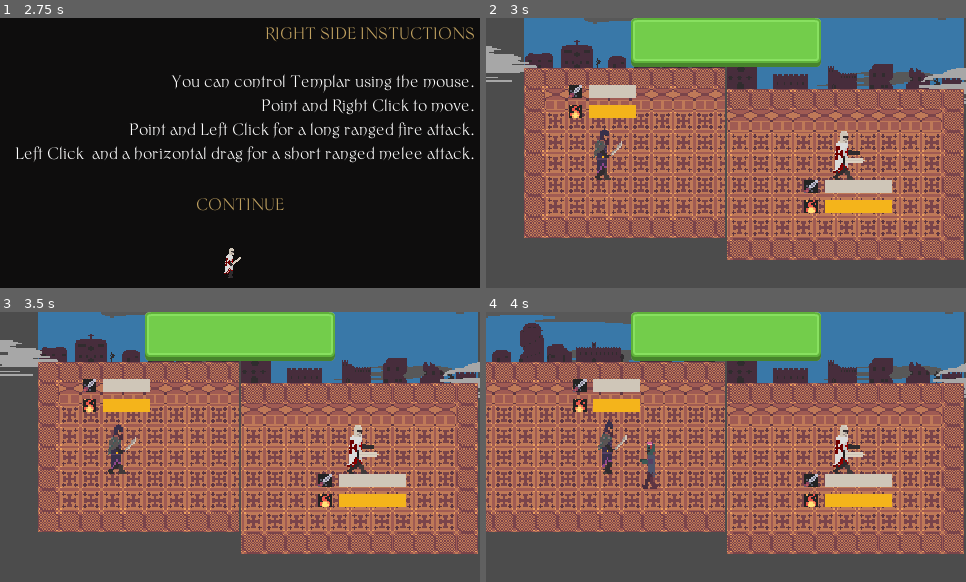
Above: before the commit, frames 1-4 (two rows, left to right).
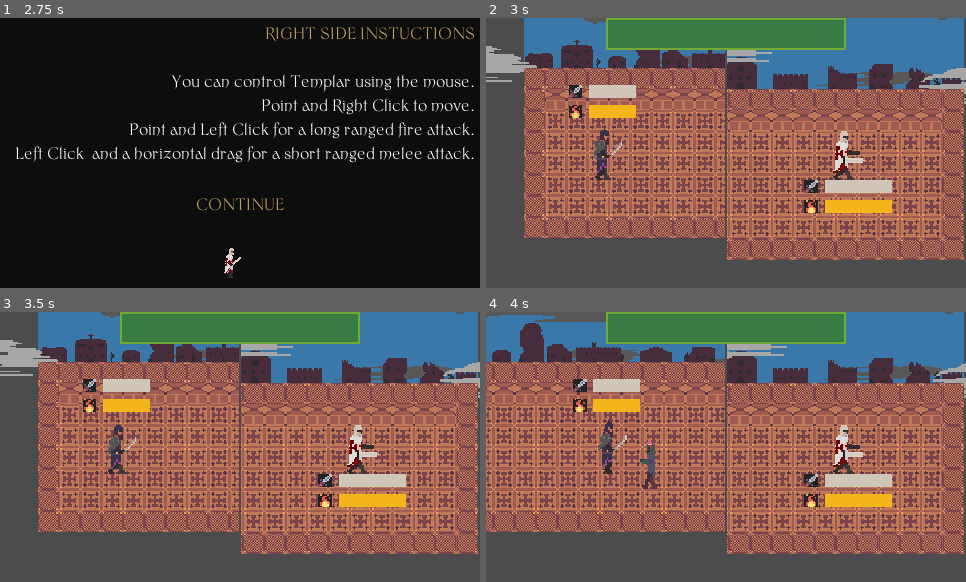
Above: after the commit, the same moments.

Repository: imav97/GMTK2021
Game: Godot game, scene res://Root.tscn
Two runs of this game, one before a commit and one after it. Both use one fixed random seed, a clock stepped at 60 frames per second and the inputs below.
Inputs (mouse positions are in pixels of both pictures, inside the frame that each line leads up to):
- Up to frame 1 (2.75 s): click "Start" at 0.5 s; click "CONTINUE" at 1.25 s; click "CONTINUE" at 2 s
- Up to frame 2 (3 s): click "CONTINUE" at 2.75 s
- Up to frame 3 (3.5 s): no input
- Up to frame 4 (4 s): move the mouse to (831, 433) at 3.52 s; press the mouse at (831, 433) at 3.53 s; hold D (right) from 3.53 s (still down)

Frame 1 is identical in both runs. In frame 2, 8.1% of the frame differs, in the area x 25-75%, y 0-19%; in frame 3, 8.1%; in frame 4, 8.1%.

Commit message:
FIXed HP progress bars

Diff:
--- a/gmtk2021/Main.tscn
+++ b/gmtk2021/Main.tscn
@@ -1,7 +1,7 @@
 [gd_scene load_steps=5 format=2]
 
-[ext_resource path="res://Resources/grey_button03.png" type="Texture" id=1]
-[ext_resource path="res://Resources/green_button02.png" type="Texture" id=2]
+[ext_resource path="res://Resources/progress_hp.png" type="Texture" id=1]
+[ext_resource path="res://Resources/progress_hp_foreground.png" type="Texture" id=2]
 [ext_resource path="res://Camera2D.gd" type="Script" id=3]
 [ext_resource path="res://Main.gd" type="Script" id=4]
 
@@ -67,9 +67,10 @@
 }
 
 [node name="TextureProgress" type="TextureProgress" parent="CanvasLayer/Control/CenterContainer"]
-margin_left = 145.0
-margin_right = 335.0
-margin_bottom = 49.0
+margin_left = 120.0
+margin_top = 8.0
+margin_right = 360.0
+margin_bottom = 40.0
 size_flags_horizontal = 3
 size_flags_vertical = 3
 texture_under = ExtResource( 1 )
--- a/gmtk2021/Root.tscn
+++ b/gmtk2021/Root.tscn
@@ -75,7 +75,7 @@
 [node name="AnimatedSaladdin" parent="MarginContainer/VBoxContainer/Buttons/HBoxContainer" instance=ExtResource( 4 )]
 visible = false
 position = Vector2( 182, 15 )
-frame = 9
+frame = 10
 
 [node name="Start" type="Button" parent="MarginContainer/VBoxContainer/Buttons/HBoxContainer"]
 margin_left = 196.0
@@ -91,6 +91,7 @@
 [node name="AnimatedTemplar" parent="MarginContainer/VBoxContainer/Buttons/HBoxContainer" instance=ExtResource( 5 )]
 visible = false
 position = Vector2( 278, 15 )
+frame = 3
 
 [node name="HBoxContainer2" type="HBoxContainer" parent="MarginContainer/VBoxContainer/Buttons"]
 margin_top = 42.0
@@ -103,7 +104,7 @@
 [node name="AnimatedSaladdin2" parent="MarginContainer/VBoxContainer/Buttons/HBoxContainer2" instance=ExtResource( 4 )]
 visible = false
 position = Vector2( 166, 13 )
-frame = 9
+frame = 10
 
 [node name="Credits" type="Button" parent="MarginContainer/VBoxContainer/Buttons/HBoxContainer2"]
 margin_left = 181.0
@@ -119,7 +120,6 @@
 [node name="AnimatedTemplar2" parent="MarginContainer/VBoxContainer/Buttons/HBoxContainer2" instance=ExtResource( 5 )]
 visible = false
 position = Vector2( 294, 13 )
-frame = 1
 
 [node name="HBoxContainer3" type="HBoxContainer" parent="MarginContainer/VBoxContainer/Buttons"]
 margin_top = 84.0
@@ -132,7 +132,7 @@
 [node name="AnimatedSaladdin3" parent="MarginContainer/VBoxContainer/Buttons/HBoxContainer3" instance=ExtResource( 4 )]
 visible = false
 position = Vector2( 181, 19 )
-frame = 7
+frame = 8
 
 [node name="Quit" type="Button" parent="MarginContainer/VBoxContainer/Buttons/HBoxContainer3"]
 margin_left = 198.0
@@ -148,7 +148,7 @@
 [node name="AnimatedTemplar3" parent="MarginContainer/VBoxContainer/Buttons/HBoxContainer3" instance=ExtResource( 5 )]
 visible = false
 position = Vector2( 278, 19 )
-frame = 0
+frame = 1
 
 [node name="DynamicBG" parent="." instance=ExtResource( 2 )]
 
